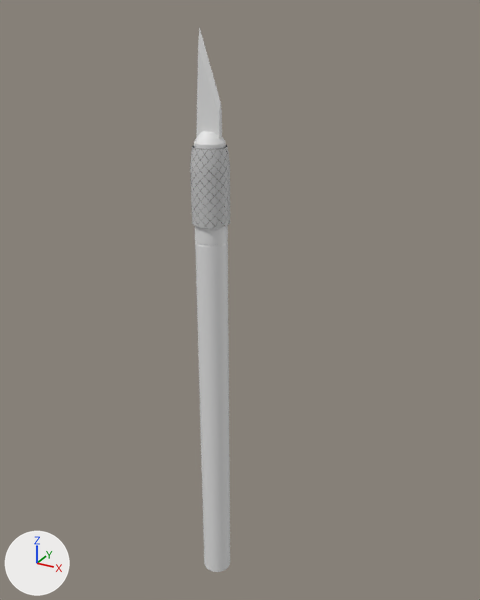
Two versions of the Blender file CST 322 Enviornment Modeling/CuttingUpChaos/buildingBits/xactoKnife/XActoKnife.blend, one commit apart.
The view is the same before and after, from a 50 mm camera at (7.05, -11.56, 7.43) aimed at (0.48, 0.39, 1.45). Lighting does not change. The marker at lower left points along +X, +Y and +Z.

Before the edit, the objects in view are built like this:
```python
me_cube_001 = bpy.data.meshes.new('Cube.001')
me_cube_001.from_pydata(...)  # 12 vertices, 10 faces; spans x -0.76..1.0, y -1.0..1.0, z -1.0..1.1
me_cylinder = bpy.data.meshes.new('Cylinder')
me_cylinder.from_pydata(...)  # 416 vertices, 386 faces; spans x -1.0..1.0, y -1.0..1.0, z -1.04..1.0
me_cylinder.polygons.foreach_set('use_smooth', [True] * 386)
me_cylinder_001 = bpy.data.meshes.new('Cylinder.001')
me_cylinder_001.from_pydata(...)  # 128 vertices, 98 faces; spans x -1.17..1.17, y -1.17..1.17, z -0.99..-0.71
me_cylinder_001.materials.append(mat_gripbumpmap)  # picture img_gripbituvtexture_png
ob_cube = bpy.data.objects.new('Cube', me_cube_001)
ob_cube.location = (-0.05, 0.0, 6.0)
ob_cube.scale = (0.309, 0.0497, 1.0)
ob_cylinder = bpy.data.objects.new('Cylinder', me_cylinder)
ob_cylinder.location = (0.0, 0.0, -0.6)
ob_cylinder.rotation_euler = (0.0, -3.142, 0.0)  # degrees (0, -180, 0)
ob_cylinder.scale = (0.347, 0.347, 5.56)
ob_gripbit = bpy.data.objects.new('GripBit', me_cylinder_001)
ob_gripbit.location = (0.0, 0.0, 8.8)
ob_gripbit.scale = (0.347, 0.347, 5.56)
```
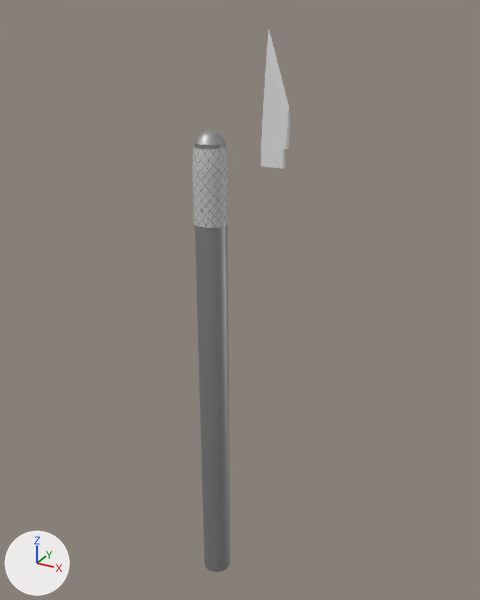
The change in detail:
Material 'Metal' (mat_metal) is new.
Its base color is (0.371, 0.371, 0.371) (grey #a4a4a4).
Its metallic is 0.697.
me_cylinder has 416 vertices, 386 faces and spans x -1.0..1.0, y -1.0..1.0, z -1.04..1.0.
me_cylinder now uses material mat_metal (grey #a4a4a4).
Mesh me_cube_001_1 is new.
It has 20 vertices, 18 faces and spans x -0.76..1.0, y -1.0..1.0, z -1.39..1.1.
Object 'GripBit' (ob_gripbit) is rescaled from (0.347, 0.347, 5.56) to (0.315, 0.315, 5.56).
Object 'Cube' (ob_cube) is deleted.
Object 'Blade' (ob_blade) is new; it shows me_cube_001_1.
Its location is (1.41, 0.0, 6.0).
Its scale is (0.309, 0.0497, 1.0).

Where the change shows, as pixel boxes [x1, y1, x2, y2] in the pictures (480 x 600 px):
'Cylinder', recoloured: [194, 130, 230, 572] in both
'GripBit', rescaled (7% narrower): before [190, 145, 230, 228]; after [192, 146, 229, 228]
'Blade', added: after [261, 30, 290, 169]
'Cube', deleted: before [196, 27, 222, 139]
